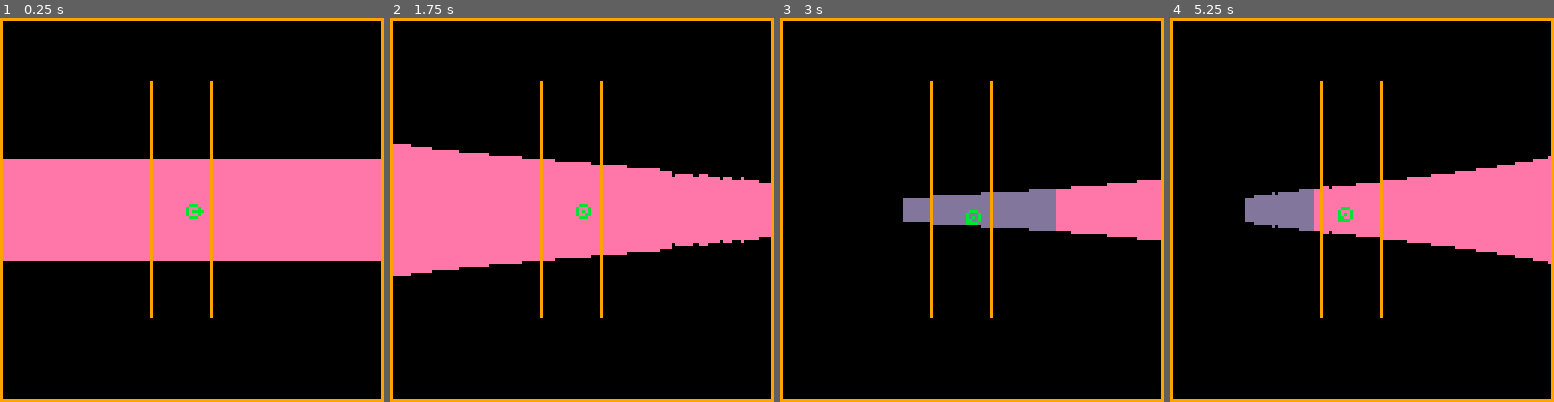
Above: before the commit, frames 1-4 (left to right).
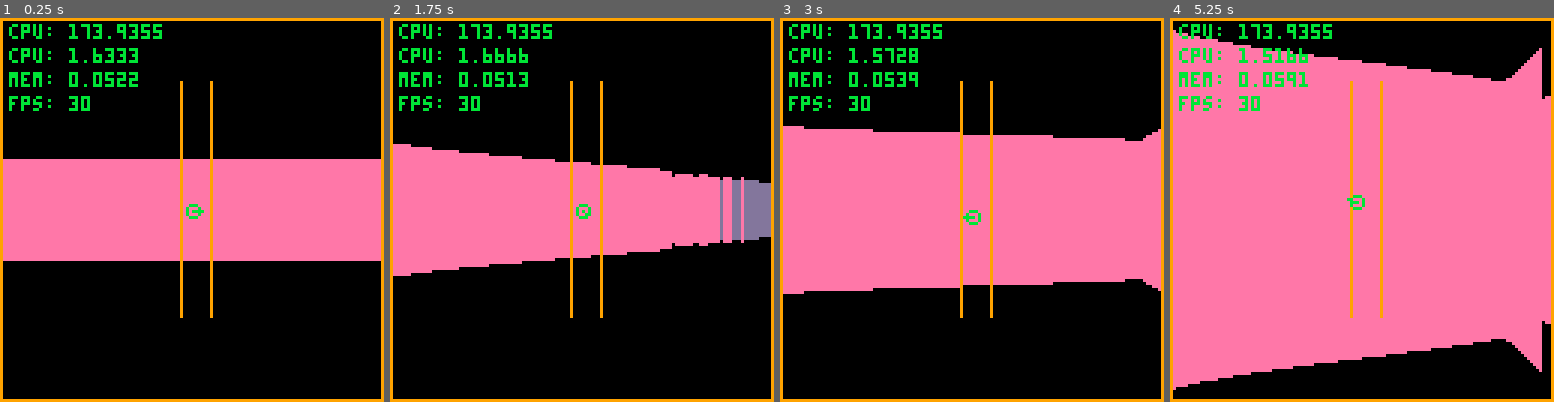
Above: after the commit, the same moments.

Repository: phearbot/pico8-raycasting
Game: PICO-8 cartridge dom.p8
Two runs of this game, one before a commit and one after it. Both use one fixed random seed, a clock stepped at 60 frames per second and the inputs below.
Inputs:
- Up to frame 1 (0.25 s): no input
- Up to frame 2 (1.75 s): hold Right from 1.6 s (still down)
- Up to frame 3 (3 s): release Right at 2.1 s; hold Up 2.15-2.42 s; hold Right from 2.47 s (still down)
- Up to frame 4 (5.25 s): release Right at 3.03 s; hold Left 3.08-3.58 s; hold Down 3.63-3.97 s; hold Right 4.02-4.68 s; hold Up 4.73-5.03 s; hold Left from 5.08 s (still down)

The runs differ from the first frame. In frame 1, 2.9% of the frame differs, in the area x 2-48%, y 1-79%; in frame 2, 4.4%; in frame 3, 37%; in frame 4, 66%, in the area x 0-100%, y 1-97%.

Commit message:
small fixes (debug 2)

Diff:
--- a/dom.p8
+++ b/dom.p8
@@ -19,8 +19,9 @@
  draw_raycast_3d()
 	draw_map()
  draw_player(true)
+ draw_hud()
  --draw_debug()
-	--draw_debug2()
+	draw_debug2()
 end
 
 function draw_debug()
@@ -36,7 +37,10 @@
 end
 
 function draw_debug2()
-
+ print("cpu: " .. stat(0),3,2,11)
+ print("cpu: " .. stat(1),3,10,11)
+ print("mem: " .. stat(2),3,18,11)
+ print("fps: " .. stat(7),3,26,11)
 end
 
 function tan(x) return sin(x) / cos(x) end
@@ -49,7 +53,7 @@
 -- player stuff
 
 player = {x=64,y=64,z=1,fov=.25,view_dist=20}
-move_interval = 1 / 60 * 20
+move_interval = 1 / 60 * 10
 rotate_interval = 1 / 120
 
 function get_input()
@@ -83,14 +87,12 @@
 
  line(player.x,player.y,player.x + xd,player.y + yd,11)
 	circ(player.x,player.y,2,11)
-
---[[ this shit is broke yo
-	if cone then
-		local yd = player.view_dist * tan(player.z-(.5*player.fov))
-		line(player.x,player.y,player.x + player.view_dist,player.y + yd,12)
-	end
---]]--
-end
+end
+
+function draw_hud()
+
+end
+
 -->8
 -- 2d map stuff
 
@@ -103,7 +105,7 @@
 	  	map_grid[x][y] = 1
 	  elseif (x==70 and (y > 20 and y < 100)) then
 	  	map_grid[x][y] = 1
-	  elseif (x==50 and (y > 20 and y < 100)) then
+	  elseif (x==60 and (y > 20 and y < 100)) then
 	  	map_grid[x][y] = 1
 	  else
 	   map_grid[x][y] = 0
@@ -183,9 +185,9 @@
   -- col_height = lerp(128, 1, percent)
 
   -- color based on distance?
-  if ray_dist > 30 then
+  if ray_dist > 20 then
    col_color = 1
-  elseif ray_dist > 15 then
+  elseif ray_dist > 10 then
    col_color = 13
   else
    col_color = 14
